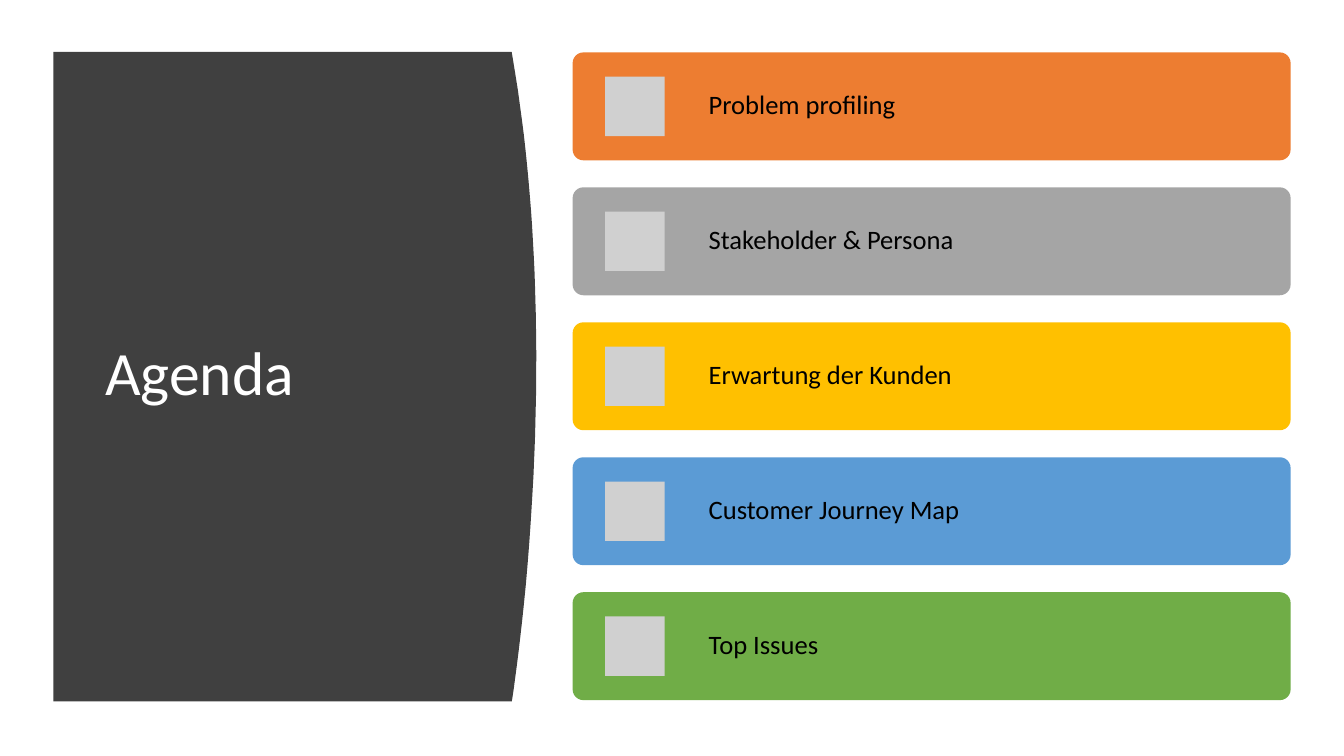
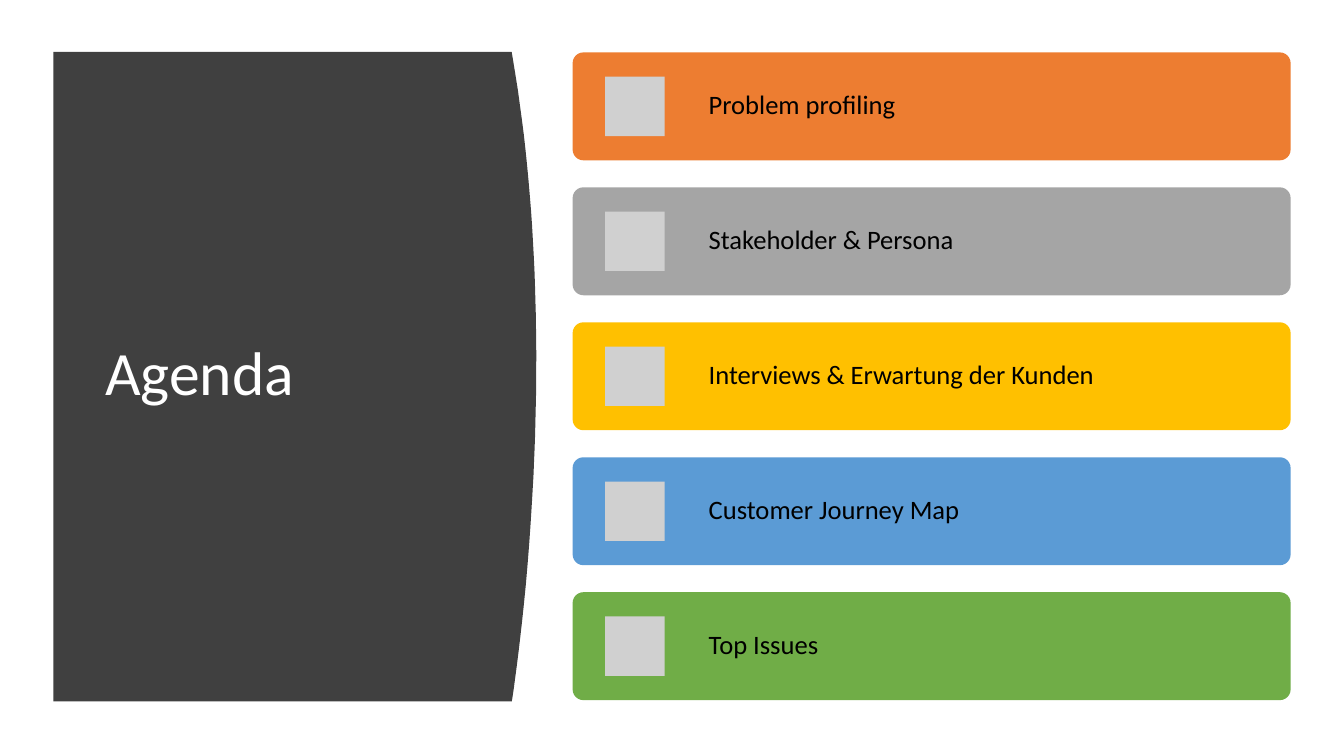
Before and after one commit to KanBen86/personalisierte-Studiengangsgestaltung, a slide deck: slide 2 of Präsentationen/Präsentation 1.pptx. Drawn at 1344x756 pixels with LibreOffice and Linux fonts; fonts in the diff are those of the drawing; grey boxes stand for pictures. Boxes give left, top, right and bottom in pixels: in the first picture for what was removed or moved away, otherwise in the second. Text is boxed around its words. In the diff, an @@ line names an element or a change of style, - is before the commit and + after.

```diff
--- a/Präsentationen/Präsentation 1.pptx
+++ b/Präsentationen/Präsentation 1.pptx
@@ text at box(709, 365, 1093, 389): text changed @@
-Erwartung der Kunden
+Interviews & Erwartung der Kunden
```
Also in this commit, not shown: 1 other slide changed, 1 slide added.
